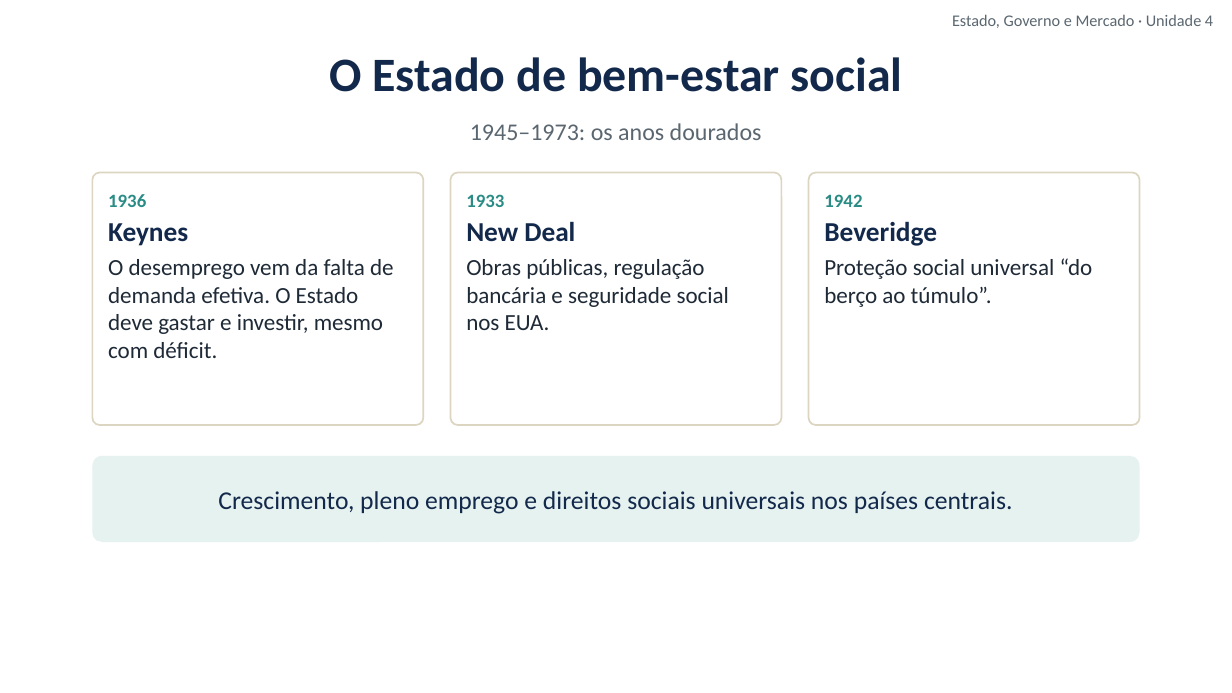
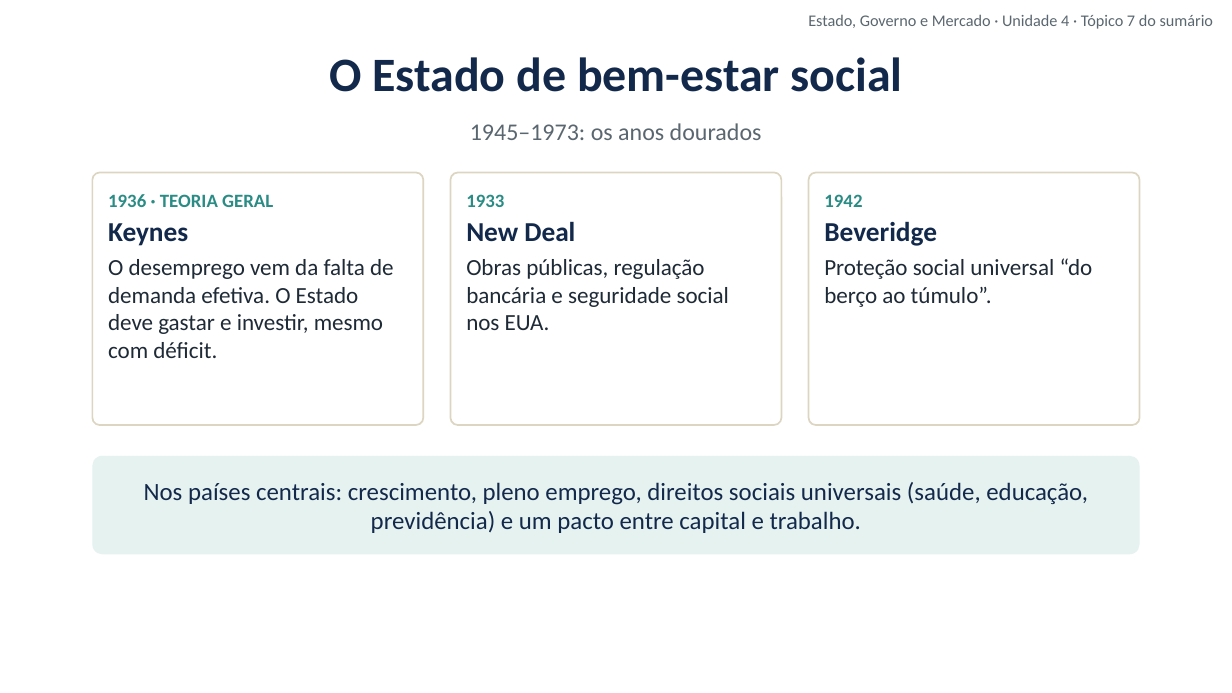
Before and after one commit to cleitonfranco74/gestao_publica, a slide deck: slide 6 of disciplina-01-estado-governo-mercado/materiais/04_Unidade_4_Modelos_de_Estado_e_Brasil.pptx. Drawn at 1232x693 pixels with LibreOffice and Linux fonts; fonts in the diff are those of the drawing; background and template pictures are left out. Boxes give left, top, right and bottom in pixels: in the first picture for what was removed or moved away, otherwise in the second. Text is boxed around its words. In the diff, an @@ line names an element or a change of style, - is before the commit and + after.

```diff
--- a/disciplina-01-estado-governo-mercado/materiais/04_Unidade_4_Modelos_de_Estado_e_Brasil.pptx
+++ b/disciplina-01-estado-governo-mercado/materiais/04_Unidade_4_Modelos_de_Estado_e_Brasil.pptx
@@ text at (808,14,1213,29): text changed @@
-Estado, Governo e Mercado · Unidade 4
+Estado, Governo e Mercado · Unidade 4 · Tópico 7 do sumário
@@ text in rounded rectangle at (108,194,273,207): text changed @@
-1936
+1936 · TEORIA GERAL
@@ rounded rectangle "Nos países centrais: crescimento, pleno ...": place and size @@
-rounded rectangle "Nos países centrais: crescimento, pleno ..." at (92,456,1140,542)
+rounded rectangle "Nos países centrais: crescimento, pleno ..." at (92,456,1140,554)
@@ rounded rectangle "Nos países centrais: crescimento, pleno ..." at (92,456,1140,554): proportions changed @@
@@ text in rounded rectangle at (144,482,1088,533): text changed; size 15 to 14.5 pt @@
-Crescimento, pleno emprego e direitos sociais universais nos países centrais.
+Nos países centrais: crescimento, pleno emprego, direitos sociais universais (saúde, educação, previdência) e um pacto entre capital e trabalho.
```
Also in this commit, not shown: 19 other slides changed, 2 slides added, 8 other files.
